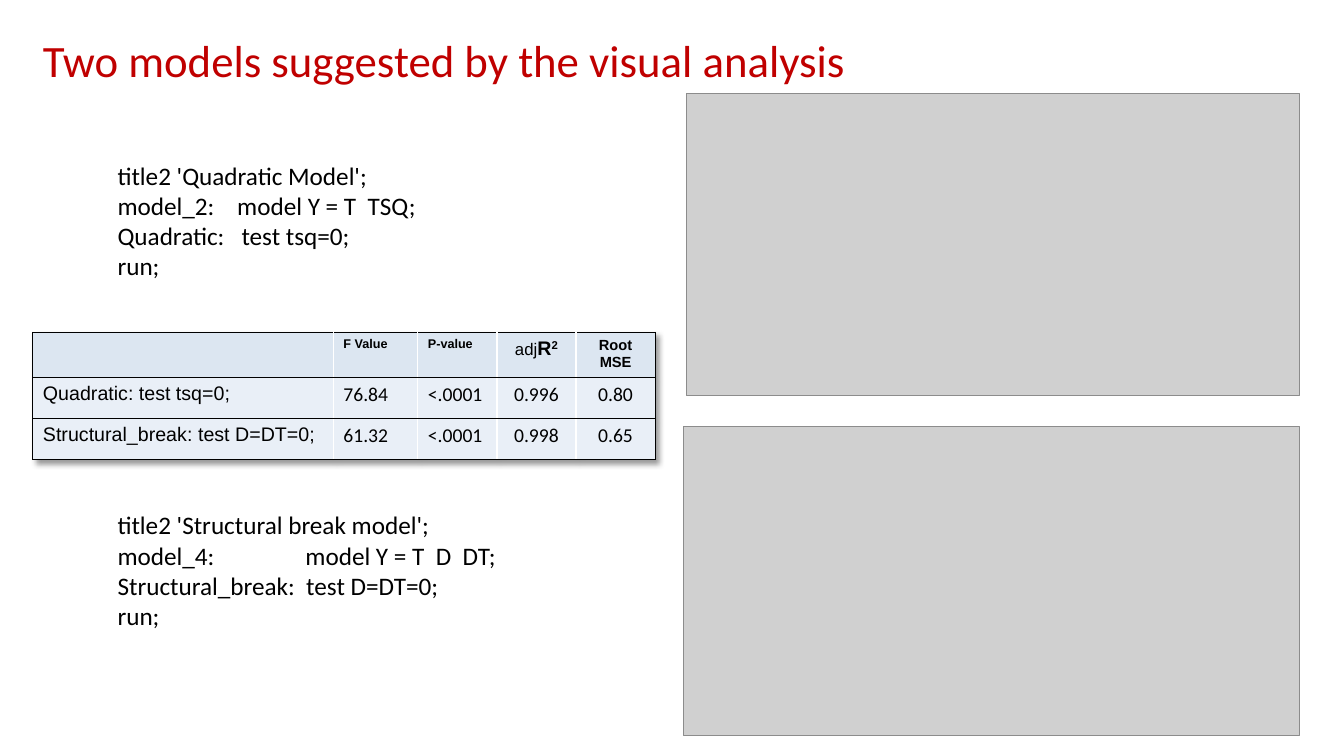
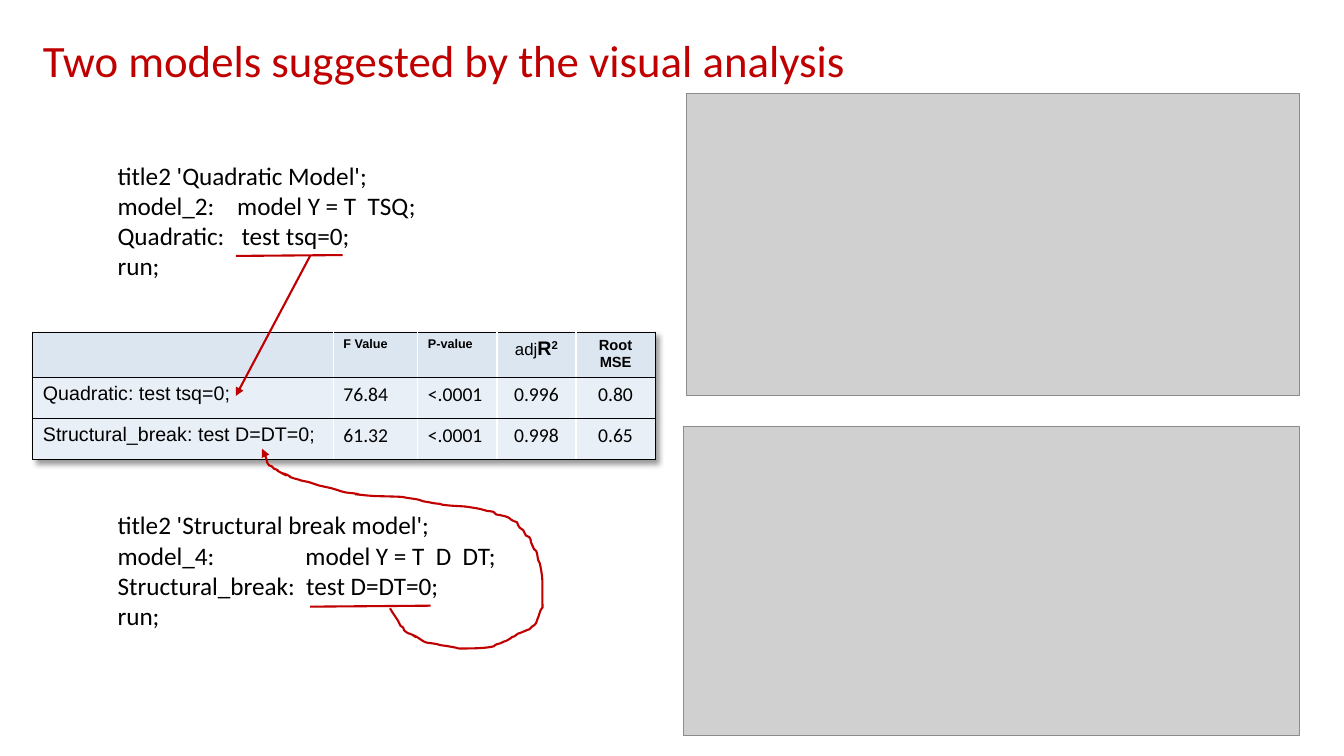
Before and after one commit to campnmug/Model_selection_and_inference, a slide deck: slide 21 of SCSUG 2019 Presentation deck - Do you know when your data is lying to you- Regression HOW.pptx (slide 19 before the commit). Drawn at 1344x756 pixels with LibreOffice and Linux fonts; fonts in the diff are those of the drawing; grey boxes stand for pictures. Boxes give left, top, right and bottom in pixels: in the first picture for what was removed or moved away, otherwise in the second. Text is boxed around its words. In the diff, an @@ line names an element or a change of style, - is before the commit and + after.

```diff
--- a/SCSUG 2019 Presentation deck - Do you know when your data is lying to you- Regression HOW.pptx
+++ b/SCSUG 2019 Presentation deck - Do you know when your data is lying to you- Regression HOW.pptx
@@ line added from (236, 256) to (343, 255), #C00000 1.5 pt @@
@@ arrow added from (311, 256) to (236, 396), #C00000 1.5 pt @@
@@ freeform shape added at (262, 449, 542, 648), outline #C00000 1.5 pt @@
@@ line added from (311, 607) to (431, 606), #C00000 1.5 pt @@
```
Also in this commit, not shown: 13 other slides changed, 3 slides added, 1 slide removed.
